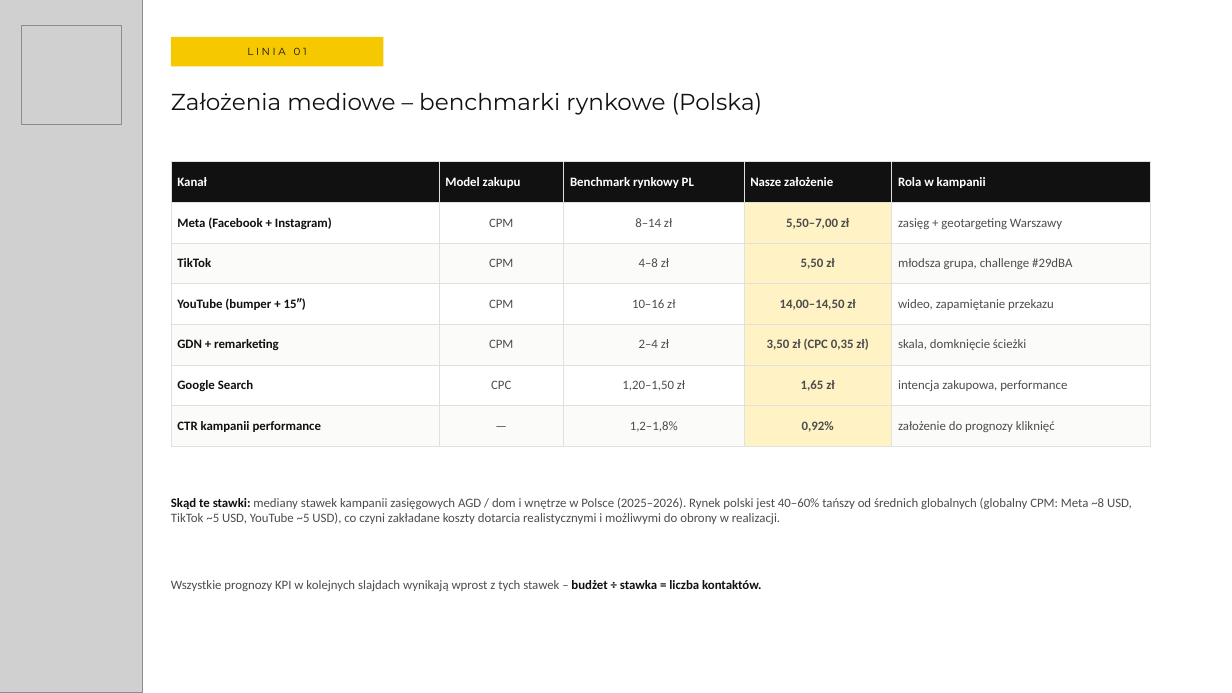
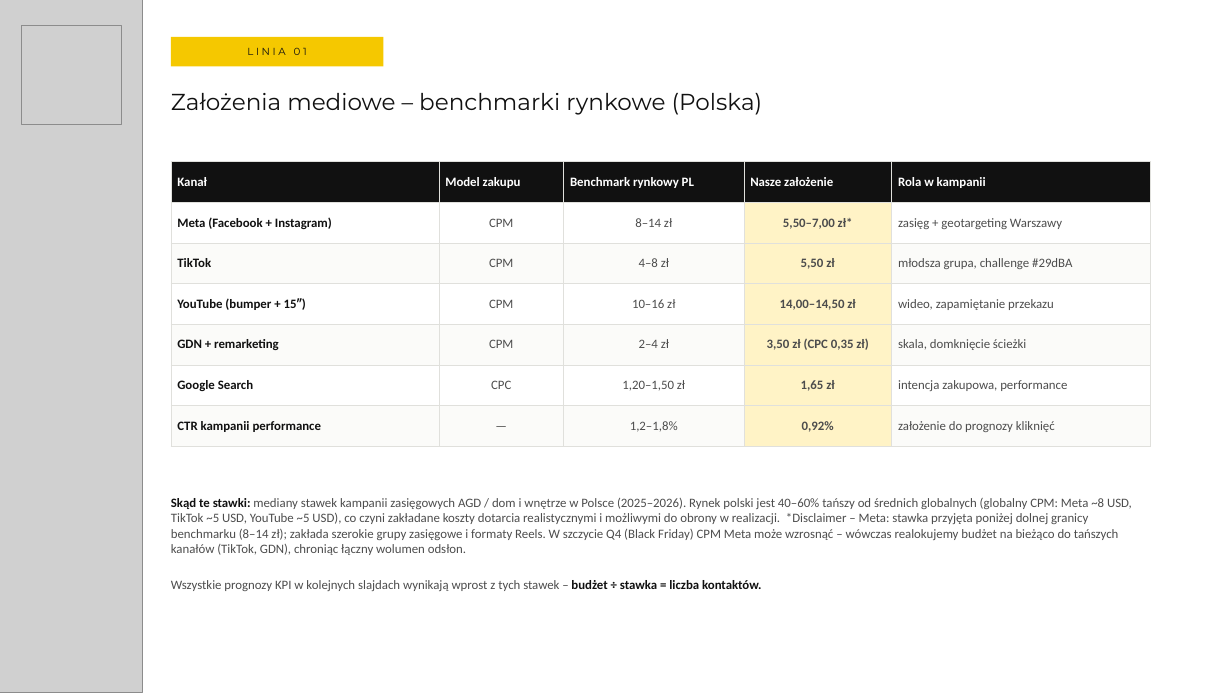
Before and after one commit to MarekDOLEW/blogoklockach, a slide deck: slide 17 of prezentacje/whirlpool/CISZAWHP_dla_CZ_O_OK_v4.1.pptx. Drawn at 1232x693 pixels with LibreOffice and Linux fonts; fonts in the diff are those of the drawing; grey boxes stand for pictures. Boxes give left, top, right and bottom in pixels: in the first picture for what was removed or moved away, otherwise in the second. Text is boxed around its words. In the diff, an @@ line names an element or a change of style, - is before the commit and + after.

```diff
--- a/prezentacje/whirlpool/CISZAWHP_dla_CZ_O_OK_v4.1.pptx
+++ b/prezentacje/whirlpool/CISZAWHP_dla_CZ_O_OK_v4.1.pptx
@@ table at [171, 162, 1151, 446] @@
-row 2, column 4: 5,50–7,00 zł
+row 2, column 4: 5,50–7,00 zł*
@@ text at [171, 498, 1132, 555]: text changed @@
-Skąd te stawki: mediany stawek kampanii zasięgowych AGD / dom i wnętrze w Polsce (2025–2026). Rynek polski jest 40–60% tańszy od średnich globalnych (globalny CPM: Meta ~8 USD, TikTok ~5 USD, YouTube ~5 USD), co czyni zakładane koszty dotarcia realistycznymi i możliwymi do obrony w realizacji.
+Skąd te stawki: mediany stawek kampanii zasięgowych AGD / dom i wnętrze w Polsce (2025–2026). Rynek polski jest 40–60% tańszy od średnich globalnych (globalny CPM: Meta ~8 USD, TikTok ~5 USD, YouTube ~5 USD), co czyni zakładane koszty dotarcia realistycznymi i możliwymi do obrony w realizacji. *Disclaimer – Meta: stawka przyjęta poniżej dolnej granicy benchmarku (8–14 zł); zakłada szerokie grupy zasięgowe i formaty Reels. W szczycie Q4 (Black Friday) CPM Meta może wzrosnąć – wówczas realokujemy budżet na bieżąco do tańszych kanałów (TikTok, GDN), chroniąc łączny wolumen odsłon.
```
Also in this commit, not shown: 3 other slides changed, 1 slide added.
